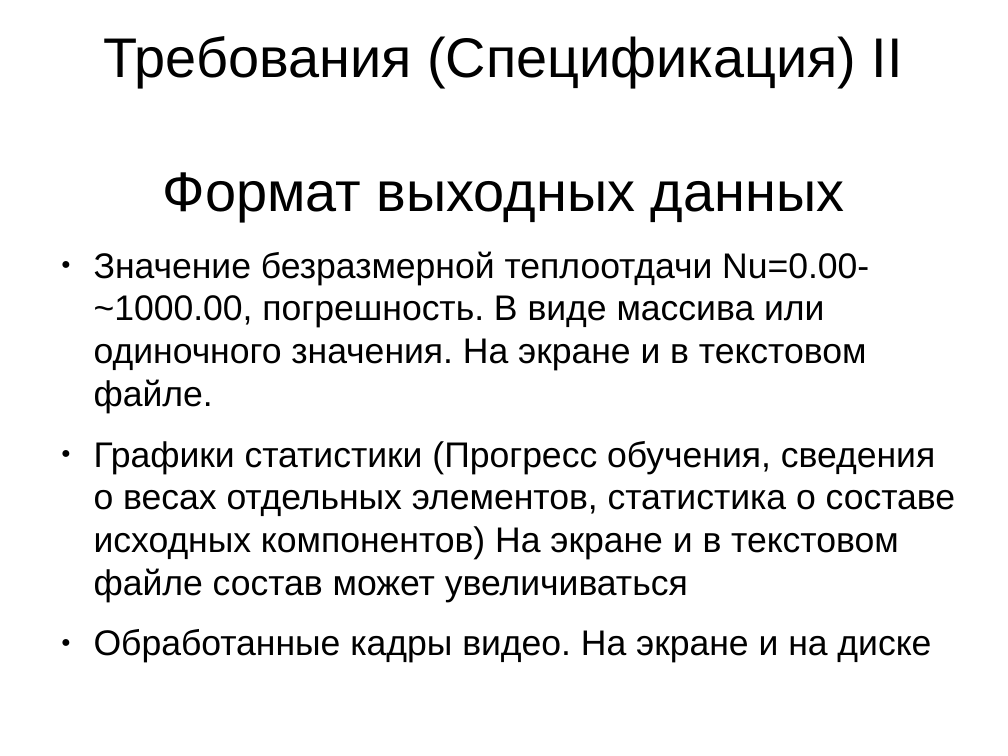
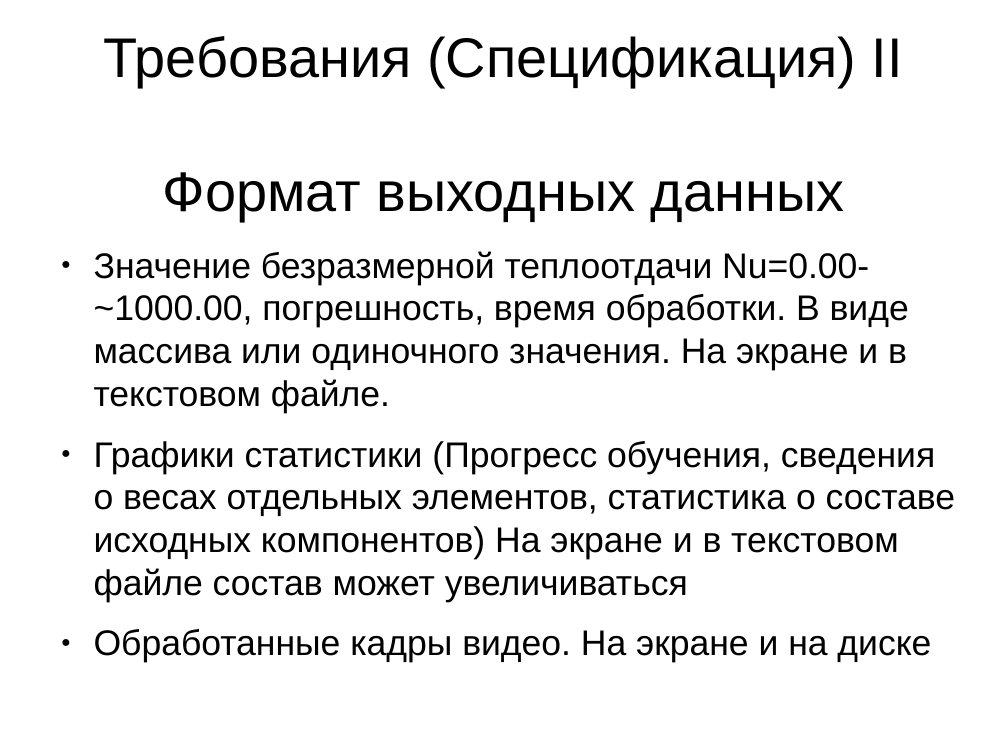
Before and after one commit to Lavrikov/Boiler, a slide deck: slide 5 of Проект разработки.odp. Drawn at 1008x756 pixels with LibreOffice and Linux fonts; fonts in the diff are those of the drawing. Boxes give left, top, right and bottom in pixels: in the first picture for what was removed or moved away, otherwise in the second. Text is boxed around its words. In the diff, an @@ line names an element or a change of style, - is before the commit and + after.

```diff
--- a/Проект разработки.odp
+++ b/Проект разработки.odp
@@ text at box(94, 251, 909, 413): text changed @@
-● Значение безразмерной теплоотдачи Nu=0.00-~1000.00, погрешность. В виде массива или одиночного значения. На экране и в текстовом файле.
+● Значение безразмерной теплоотдачи Nu=0.00-~1000.00, погрешность, время обработки. В виде массива или одиночного значения. На экране и в текстовом файле.
```
Also in this commit, not shown: 1 other slide changed, 3 slides added, 1 slide removed, 1 other file.
